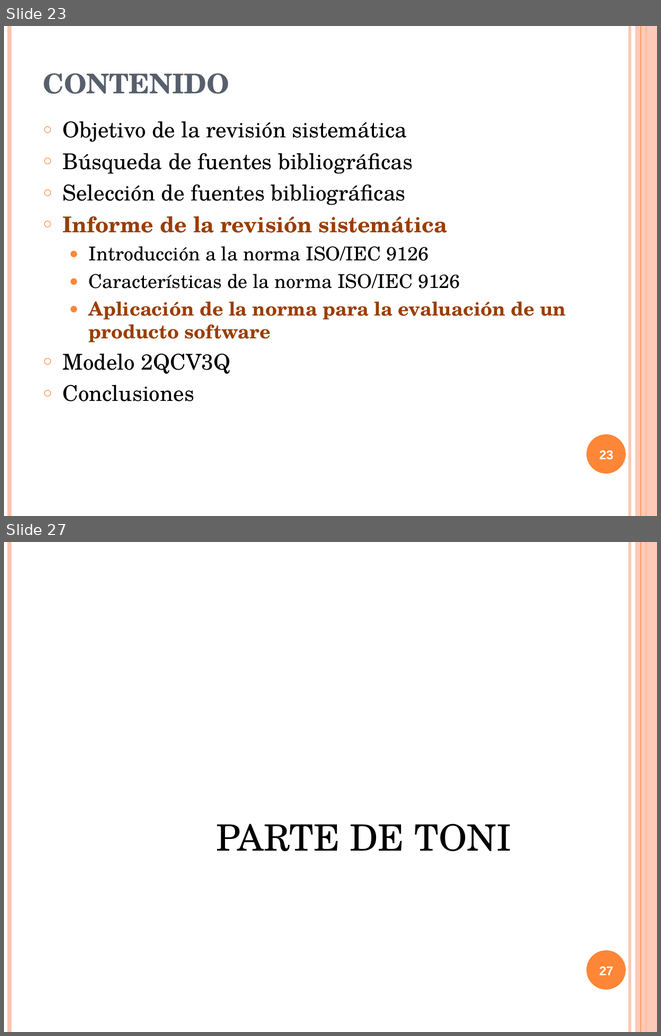
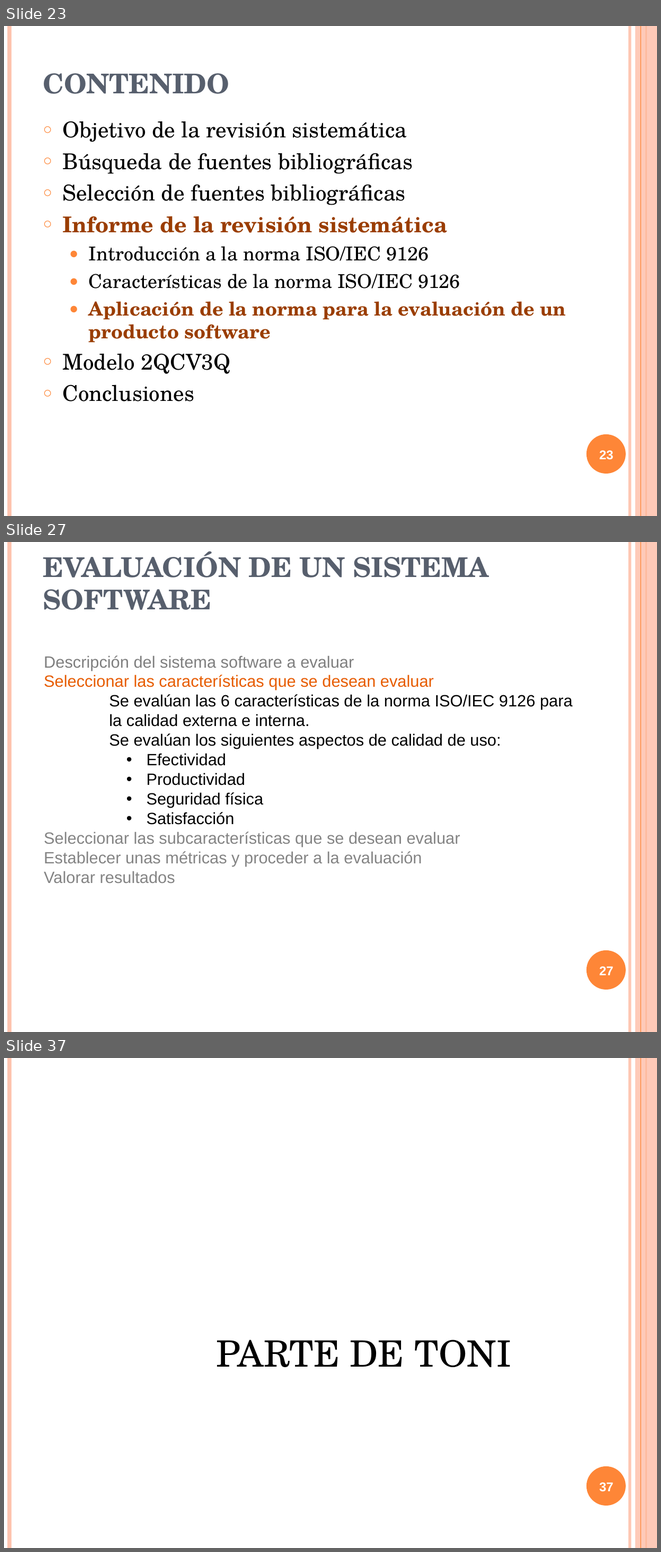
Before and after one commit to txedo/isi-auditoria, a slide deck: calidad/Trabajo/presentacion/presentacionCalidad.ppt. Shown one above the other, each under a label of ours: slides 23 and 27 before the commit, slides 23, 27 and 37 after it; the slides between them are not shown. The pictures are 661x1036 and 661x1552 pixels, drawn with LibreOffice and Linux fonts; fonts in the diff are those of the drawing. Boxes give left, top, right and bottom in pixels: in the first picture for what was removed or moved away, otherwise in the second. Text is boxed around its words. In the diff, an @@ line names an element or a change of style, - is before the commit and + after.

Commit message:
Calidad:    * Modificada y terminada mi parte

```diff
--- a/calidad/Trabajo/presentacion/presentacionCalidad.ppt
+++ b/calidad/Trabajo/presentacion/presentacionCalidad.ppt
@@ slide 27 added at (x1=4, y1=542, x2=657, y2=1032), background #FFFFFF; not listed: 6 template elements that a slide beside it also shows @@
@@ title added at (x1=43, y1=551, x2=489, y2=610), 30 pt, text #575F6D, bold @@
+EVALUACIÓN DE UN SISTEMA SOFTWARE
@@ text added at (x1=44, y1=655, x2=573, y2=883), 18 pt, text #000000 @@
+Descripción del sistema software a evaluar
+Seleccionar las características que se desean evaluar
+Se evalúan las 6 características de la norma ISO/IEC 9126 para la calidad externa e interna.
+Se evalúan los siguientes aspectos de calidad de uso:
+      • Efectividad
+      • Productividad
+      • Seguridad física
+      • Satisfacción
+Seleccionar las subcaracterísticas que se desean evaluar
+Establecer unas métricas y proceder a la evaluación
+Valorar resultados
@@ page number added at (x1=599, y1=966, x2=614, y2=975), 14 pt, text #FFFFFF, bold @@
+27
@@ what was slide 27 is now slide 37 @@
@@ page number at (x1=599, y1=1482, x2=614, y2=1492): text changed @@
-27
+37
```
Also in this commit, not shown: 6 slides changed, 9 other slides added.
